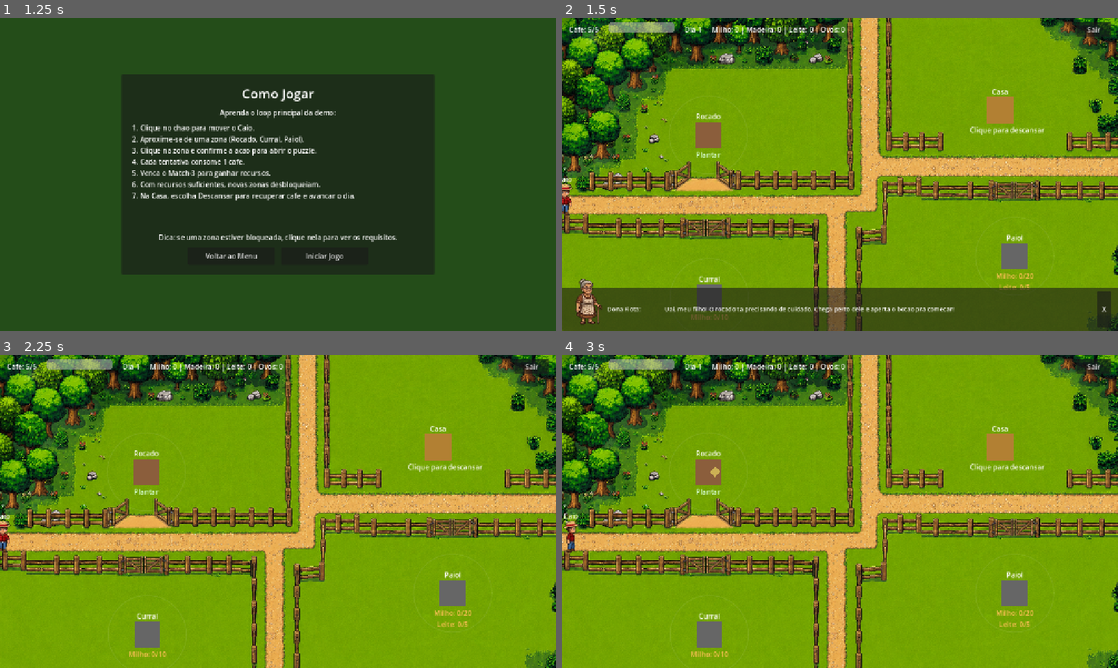
Above: before the commit, frames 1-4 (two rows, left to right).
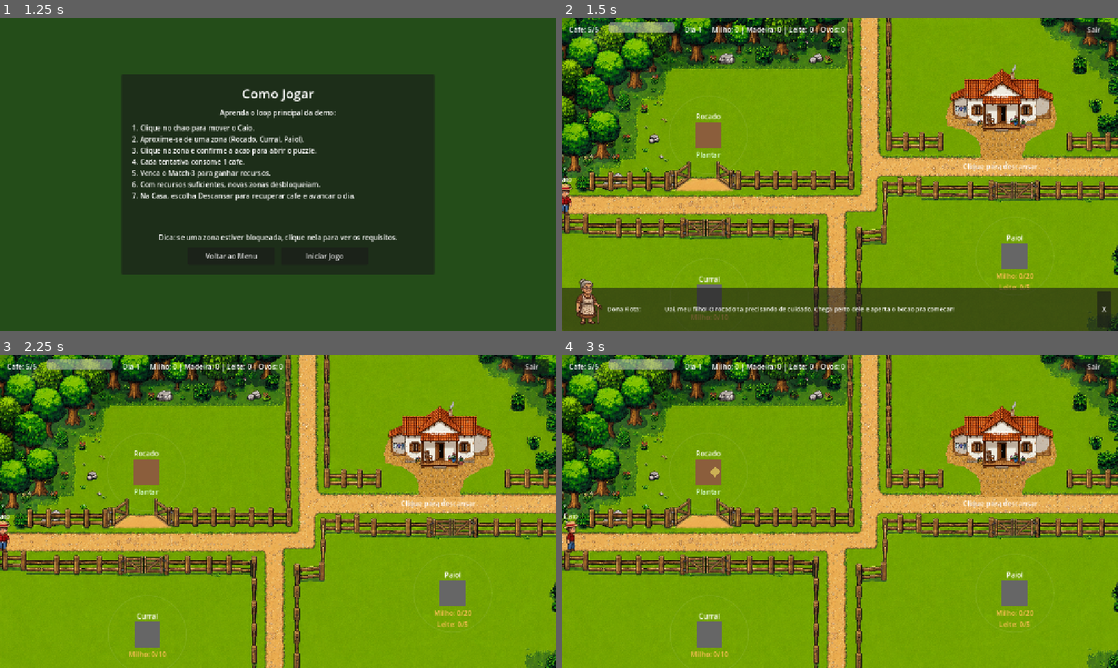
Above: after the commit, the same moments.

Repository: JasminCordeiro/UaiFarm
Game: Godot game, scene res://scenes/MainMenu.tscn
Two runs of this game, one before a commit and one after it. Both use one fixed random seed, a clock stepped at 60 frames per second and the inputs below.
Inputs (mouse positions are in pixels of both pictures, inside the frame that each line leads up to):
- Up to frame 1 (1.25 s): click "Como Jogar" at 0.5 s
- Up to frame 2 (1.5 s): click "Iniciar Jogo" at 1.25 s
- Up to frame 3 (2.25 s): click "X" at 2 s
- Up to frame 4 (3 s): tap Enter at 2.75 s; move the mouse to (706, 470) at 2.77 s; click (706, 470) at 2.92 s

Frame 1 is identical in both runs. In frame 2, 4.0% of the frame differs, in the area x 69-89%, y 14-49%; in frame 3, 4.0%; in frame 4, 4.0%.

Commit message:
feat: casa com 3 niveis de upgrade (custo em recursos + cafe) e desbloqueio permanente de zonas

Diff:
--- a/Demo/scenes/CasaTrigger.tscn
+++ b/Demo/scenes/CasaTrigger.tscn
@@ -1,51 +1,53 @@
-[gd_scene format=3]
+[gd_scene format=3 uid="uid://dglg3a67120su"]
 
-[ext_resource type="Script" path="res://scripts/casa_trigger.gd" id="1"]
+[ext_resource type="Script" uid="uid://tyf3p2q5nsr3" path="res://scripts/casa_trigger.gd" id="1"]
 
 [sub_resource type="RectangleShape2D" id="RectangleShape2D_1"]
-size = Vector2(60, 60)
+size = Vector2(220, 170)
 
-[node name="CasaTrigger" type="Area2D"]
+[node name="CasaTrigger" type="Area2D" unique_id=2040329537]
 script = ExtResource("1")
 
-[node name="CollisionShape2D" type="CollisionShape2D" parent="."]
+[node name="CollisionShape2D" type="CollisionShape2D" parent="." unique_id=421700341]
+position = Vector2(10, 74)
 shape = SubResource("RectangleShape2D_1")
 
-[node name="Visual" type="ColorRect" parent="."]
+[node name="CasaSprite" type="Sprite2D" parent="." unique_id=1443725518]
+
+[node name="Label" type="Label" parent="." unique_id=2134668851]
 offset_left = -30.0
-offset_top = -30.0
+offset_top = -46.0
 offset_right = 30.0
-offset_bottom = 30.0
-mouse_filter = 2
-color = Color(0.7, 0.5, 0.2, 1)
-
-[node name="Label" type="Label" parent="."]
-offset_left = -30.0
-offset_top = -54.0
-offset_right = 30.0
-offset_bottom = -30.0
+offset_bottom = -22.0
 text = "Casa"
 horizontal_alignment = 1
 
-[node name="StatusLabel" type="Label" parent="."]
-offset_left = -70.0
-offset_top = 34.0
-offset_right = 70.0
-offset_bottom = 58.0
+[node name="StatusLabel" type="Label" parent="." unique_id=742779826]
+offset_left = -110.0
+offset_top = 118.0
+offset_right = 110.0
+offset_bottom = 142.0
 text = "Clique para descansar"
 horizontal_alignment = 1
 
-[node name="ContextMenu" type="Panel" parent="."]
-visible = false
-offset_left = -60.0
-offset_top = -110.0
-offset_right = 60.0
-offset_bottom = -60.0
+[node name="ContextMenu" type="Panel" parent="." unique_id=1864078196]
+offset_left = -70.0
+offset_top = -146.0
+offset_right = 70.0
+offset_bottom = -46.0
 
-[node name="ActionButton" type="Button" parent="ContextMenu"]
+[node name="ActionButton" type="Button" parent="ContextMenu" unique_id=1606258024]
 layout_mode = 0
 offset_left = 6.0
 offset_top = 6.0
-offset_right = 114.0
+offset_right = 134.0
 offset_bottom = 44.0
 text = "Descansar"
+
+[node name="UpgradeButton" type="Button" parent="ContextMenu" unique_id=1699121631]
+layout_mode = 0
+offset_left = 6.0
+offset_top = 50.0
+offset_right = 134.0
+offset_bottom = 88.0
+text = "Melhorar"
--- a/Demo/scripts/autoload/game_state.gd
+++ b/Demo/scripts/autoload/game_state.gd
@@ -3,17 +3,26 @@
 signal cafe_alterado(atual: int, maximo: int)
 signal recurso_alterado(tipo: String, quantidade_total: int)
 signal dia_alterado(dia: int)
+signal casa_melhorada(nivel: int)
 
 # --- Balanceamento centralizado (ajustar apos playtest) ---
 const DIAS_DA_DEMO: int = 3
 const CAFE_INICIAL: int = 5
 const DESBLOQUEIO_CURRAL: Dictionary = {"milho": 10}
 const DESBLOQUEIO_PAIOL: Dictionary = {"milho": 20, "leite": 5}
-const SPAWN_AO_LADO_DA_CASA: Vector2 = Vector2(210, 140)
+const SPAWN_AO_LADO_DA_CASA: Vector2 = Vector2(1010, 332)
+const NIVEL_CASA_MAXIMO: int = 3
+const CUSTO_UPGRADE_CASA: Dictionary = {
+	2: {"milho": 15},
+	3: {"madeira": 12, "leite": 10},
+}
+const CAFE_UPGRADE_CASA: int = 1
 
 var cafe_atual: int = CAFE_INICIAL
 var cafe_maximo: int = CAFE_INICIAL
 var dia_atual: int = 1
+var nivel_casa: int = 1
+var zonas_ja_desbloqueadas: Dictionary = {}
 var tutorial_visto: bool = false
 var ponto_spawn: Vector2 = Vector2(-1, -1)  # -1,-1 = usar posicao padrao do Overworld
 var recursos: Dictionary = {
@@ -26,6 +35,8 @@
 func reset() -> void:
 	cafe_atual = cafe_maximo
 	dia_atual = 1
+	nivel_casa = 1
+	zonas_ja_desbloqueadas = {}
 	tutorial_visto = false
 	ponto_spawn = Vector2(-1, -1)
 	recursos = {"milho": 0, "madeira": 0, "leite": 0, "ovos": 0}
@@ -60,13 +71,54 @@
 	return dia_atual > DIAS_DA_DEMO
 
 func zona_desbloqueada(zona: String) -> bool:
+	if zonas_ja_desbloqueadas.get(zona, false):
+		return true
+	var atende: bool
 	match zona:
 		"Curral":
-			return _checar_requisitos(DESBLOQUEIO_CURRAL)
+			atende = _checar_requisitos(DESBLOQUEIO_CURRAL)
 		"Paiol":
-			return _checar_requisitos(DESBLOQUEIO_PAIOL)
+			atende = _checar_requisitos(DESBLOQUEIO_PAIOL)
 		_:
-			return true
+			atende = true
+	if atende:
+		zonas_ja_desbloqueadas[zona] = true
+	return atende
+
+# --- Upgrade da casa ---
+
+func custo_proximo_nivel_casa() -> Dictionary:
+	return CUSTO_UPGRADE_CASA.get(nivel_casa + 1, {})
+
+func pode_melhorar_casa() -> bool:
+	if nivel_casa >= NIVEL_CASA_MAXIMO:
+		return false
+	if cafe_atual < CAFE_UPGRADE_CASA:
+		return false
+	return _checar_requisitos(custo_proximo_nivel_casa())
+
+func melhorar_casa() -> bool:
+	if not pode_melhorar_casa():
+		return false
+	var custo: Dictionary = custo_proximo_nivel_casa()
+	for tipo in custo.keys():
+		recursos[tipo] -= custo[tipo]
+		recurso_alterado.emit(tipo, recursos[tipo])
+	cafe_atual -= CAFE_UPGRADE_CASA
+	cafe_alterado.emit(cafe_atual, cafe_maximo)
+	nivel_casa += 1
+	casa_melhorada.emit(nivel_casa)
+	return true
+
+func texto_custo_casa() -> String:
+	var custo: Dictionary = custo_proximo_nivel_casa()
+	if custo.is_empty():
+		return ""
+	var partes: Array = []
+	for tipo in custo.keys():
+		partes.append("%d %s" % [custo[tipo], tipo])
+	partes.append("%d cafe" % CAFE_UPGRADE_CASA)
+	return ", ".join(partes)
 
 func texto_requisito(zona: String) -> String:
 	var req: Dictionary = {}
--- a/Demo/scripts/casa_trigger.gd
+++ b/Demo/scripts/casa_trigger.gd
@@ -1,10 +1,16 @@
 extends Area2D
 
-const ADJACENCY_RADIUS: float = 90.0
+const ADJACENCY_RADIUS: float = 110.0
+const TEXTURAS_CASA: Array = [
+	"res://assets/casa-1.png",
+	"res://assets/casa-2.png",
+	"res://assets/casa-3.png",
+]
 
 @onready var context_menu: Control = $ContextMenu
 @onready var action_button: Button = $ContextMenu/ActionButton
-@onready var visual: ColorRect = $Visual
+@onready var upgrade_button: Button = $ContextMenu/UpgradeButton
+@onready var casa_sprite: Sprite2D = $CasaSprite
 @onready var status_label: Label = $StatusLabel
 
 var player_ref: Node2D = null
@@ -14,9 +20,12 @@
 func _ready() -> void:
 	input_event.connect(_on_input_event)
 	action_button.pressed.connect(_on_action_button_pressed)
+	upgrade_button.pressed.connect(_on_upgrade_button_pressed)
+	GameState.casa_melhorada.connect(_on_casa_melhorada)
 	context_menu.hide()
 	player_ref = get_tree().get_first_node_in_group("player")
 	status_label.text = "Clique para descansar"
+	_atualizar_sprite()
 
 func _process(_delta: float) -> void:
 	if player_ref == null:
@@ -25,19 +34,38 @@
 	var perto: bool = global_position.distance_to(player_ref.global_position) <= ADJACENCY_RADIUS
 	if perto != jogador_proximo:
 		jogador_proximo = perto
-		visual.modulate = Color(1.2, 1.2, 1.2) if perto else Color(1, 1, 1)
+		casa_sprite.modulate = Color(1.15, 1.15, 1.15) if perto else Color(1, 1, 1)
 		status_label.modulate = Color(1, 1, 1) if perto else Color(0.8, 0.8, 0.8)
 		if not perto:
 			context_menu.hide()
 
+func _atualizar_sprite() -> void:
+	var idx: int = clampi(GameState.nivel_casa - 1, 0, TEXTURAS_CASA.size() - 1)
+	casa_sprite.texture = load(TEXTURAS_CASA[idx])
+
+func _on_casa_melhorada(nivel: int) -> void:
+	_atualizar_sprite()
+	var info_bar = get_tree().get_first_node_in_group("info_bar")
+	if info_bar:
+		info_bar.mostrar_mensagem("Dona Fiota", "Uai, que capricho! A casa subiu pro nivel %d!" % nivel, true)
+
 func _on_input_event(_viewport: Node, event: InputEvent, _shape_idx: int) -> void:
 	if event is InputEventMouseButton and event.pressed and event.button_index == MOUSE_BUTTON_LEFT:
 		if jogador_proximo:
-			action_button.text = "Descansar"
-			action_button.disabled = false
-			context_menu.show()
+			_abrir_menu()
 		else:
 			context_menu.hide()
+
+func _abrir_menu() -> void:
+	action_button.text = "Descansar"
+	action_button.disabled = false
+	if GameState.nivel_casa >= GameState.NIVEL_CASA_MAXIMO:
+		upgrade_button.text = "Nivel maximo"
+		upgrade_button.disabled = true
+	else:
+		upgrade_button.text = "Melhorar (Nv %d)" % (GameState.nivel_casa + 1)
+		upgrade_button.disabled = false
+	context_menu.show()
 
 func _on_action_button_pressed() -> void:
 	if is_transitioning:
@@ -45,3 +73,11 @@
 	is_transitioning = true
 	context_menu.hide()
 	get_tree().change_scene_to_file("res://scenes/RestScreen.tscn")
+
+func _on_upgrade_button_pressed() -> void:
+	if GameState.melhorar_casa():
+		context_menu.hide()
+	else:
+		var info_bar = get_tree().get_first_node_in_group("info_bar")
+		if info_bar:
+			info_bar.mostrar_mensagem("Dona Fiota", "Pra melhorar a casa precisa de: %s. Ainda falta coisa, uai!" % GameState.texto_custo_casa(), true)
Binary file added: Demo/assets/casa-1.png
Not shown, added: Demo/assets/casa-1.png.import
Binary file added: Demo/assets/casa-2.png
Not shown, added: Demo/assets/casa-2.png.import
Binary file added: Demo/assets/casa-3.png
Not shown, added: Demo/assets/casa-3.png.import
